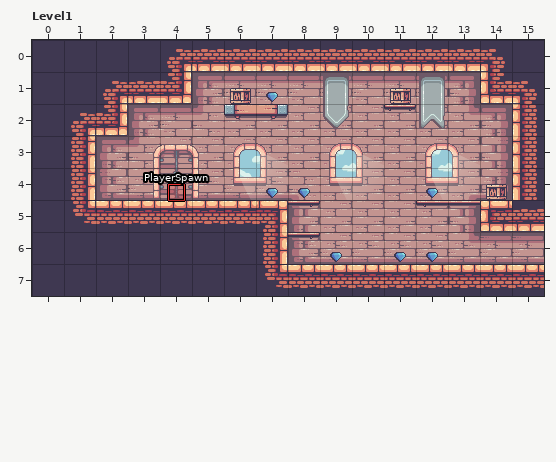
Two states of a LDtk project, LDtkMonogame.Examples/Assets/LDtkMonogameExample.ldtk. Above, as it was before the edit.
Cells are 32x32 px. Shown: Level1 x 0..15, y 0..7.
After the commit:
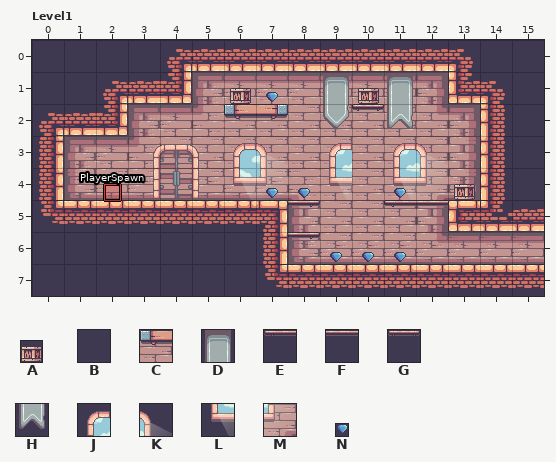
Key: from "Box": A sheet position 0,0; from "Collisions": B 1 "Wall", C 2 "Platform"; from "Decorations_Tileset": D 8, E 9, F 10, G 12, H 22, J 25, K 26, L 32, M 33; from "Diamond": N sheet position 0,0.
_ is an empty cell.
Objects are placed by their top-left corner, in cells (3,4 is the top-left corner of cell 3,4); size is 1x1 cell unless given.
Tiles replaced or removed in this view: B, C, D, E, F, G, H, J, K, L, M.
See-through tiles are keyed as they look on the map.
Difference:
Changed rows in their new state; . is an unchanged cell.
Layer "Collisions":
first column x 1:
1 ............B.
2 .........C_..B
3 _............B
4 _............B
5 ..........C.B.
Layer "Tiles":
first column x 10:
1 .D_.
2 GH_.
3 _JK_
4 _LM_
5 .EF_
Layer "Entities":
changed: A "Crate" at 14.2,4.3 size 0.7x0.7 -> A "Crate" at 13.2,4.3 size 0.7x0.7
changed: A "Crate" at 11.2,1.3 size 0.7x0.7 -> A "Crate" at 10.2,1.3 size 0.7x0.7
changed: "PlayerSpawn" rectangle at 4.2,4.5 size 0.5x0.5 -> "PlayerSpawn" rectangle at 2.2,4.5 size 0.5x0.5
changed: N "Diamond" at 12.3,4.6 size 0.4x0.4 -> N "Diamond" at 11.3,4.6 size 0.4x0.4
changed: N "Diamond" at 12.3,6.6 size 0.4x0.4 -> N "Diamond" at 10.3,6.6 size 0.4x0.4
